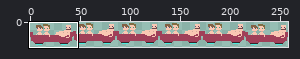
One commit to this sprite sheet: assets/images/boss.png. Above: a wide view before the commit, with the close-up outlined.
Close-up. Before the commit:
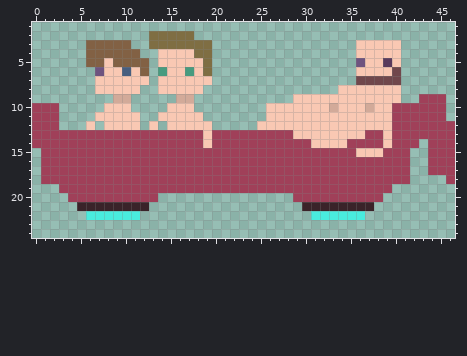
The file is 258x25 pixels. Shown: x 0..46, y 1..24.
The result:
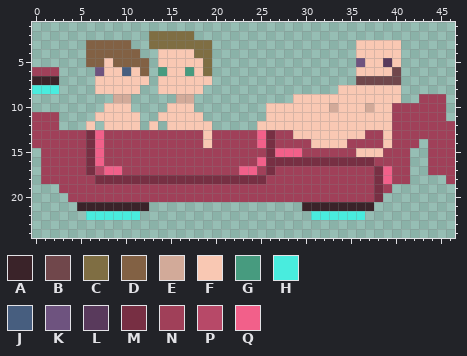
Palette (. is transparent): A #3a2329  B #70474b  C #7f6e43  D #826144  E #d2aa99  F #f9c8b3  G #479b7f  H #49ecde  J #475e7f  K #6e537f  L #593a5c  M #772f43  N #a04059  P #b74968  Q #f2608a
Diff:
The edit adds colour A in row 7 at x 0 to 2.
The edit adds colour H in row 8 at x 0 to 2.
Colour N gives way to colour M in rows 13 to 15 at x 6 and 26; in row 16 at x 6 and 26 to 37; in row 17 at x 6, 26 and 38; in row 18 at x 7 to 25 and 38; in rows 19 to 20 at x 38.
The edit adds colour N in row 6 at x 0 to 2; in row 20 at x 14 to 28.
Colour N gives way to colour P in row 17 at x 7.
Colour N gives way to colour Q in rows 13 to 14 at x 7 and 25; in row 15 at x 7 and 27 to 29; in row 16 at x 7 and 25; in row 17 at x 8 to 9, 23 to 24 and 39; in row 18 at x 39.
Colour N is removed in row 10 at x 0 to 2.
